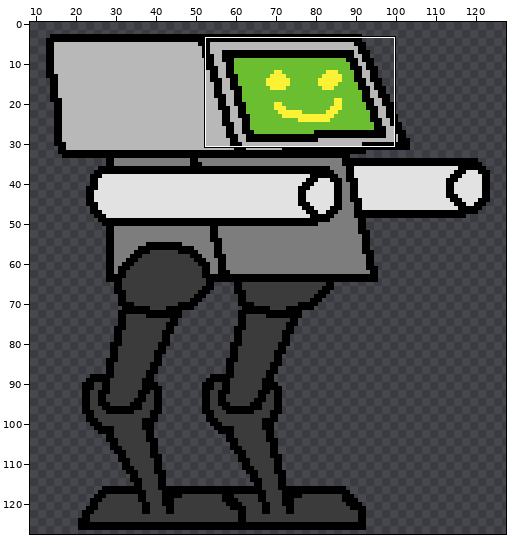
Pixel-art file: sprites/Boss.aseprite. Above, an overview of the earlier version with the close-up marked.
Close-up. Old version:
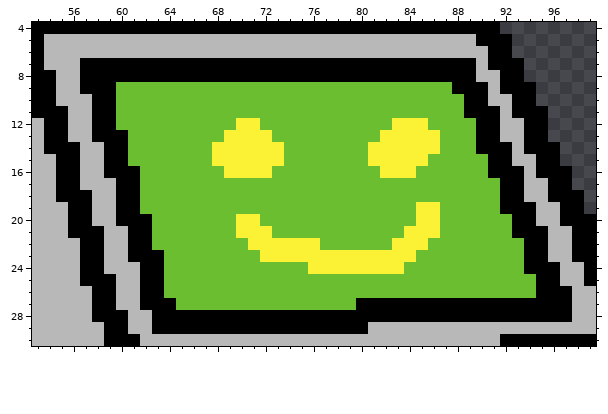
128x128 pixels, 1 frame. Shown: x 53..99, y 4..30. The wide view leaves out empty margins.
Once edited:
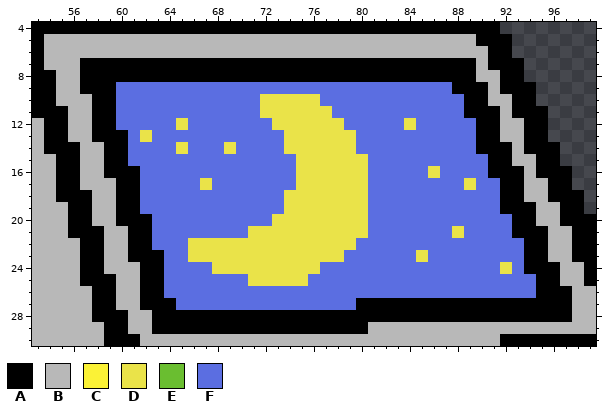
Palette (. is transparent): A #000000  B #b8b8b8  C #fbf236  D #eae349  E #6abe30  F #5b6ee1
Author's note on the commit: Split Boss sprite into components
Diff:
layer "Angry" added
layer "Annoyed" added
layer "Happy" added
layer "Surprised" added
layer "Sleep" added
layer "Face" removed
Layer "Sleep":
Colour D replaces colour C in row 12 at x 84; in row 14 at x 69; in row 21 at x 71 to 72; in row 22 at x 71 to 76; in row 23 at x 72 to 78; in row 24 at x 76.
Colour D replaces colour E in row 10 at x 72 to 76; in row 11 at x 72 to 77; in row 12 at x 65 and 73 to 78; in row 13 at x 62 and 74 to 79; in row 14 at x 65 and 74 to 79; in row 15 at x 75 to 80.
Colour D replaces colour E in row 16 at x 75 to 80 and 86; in row 17 at x 67, 75 to 80 and 89; in rows 18 to 19 at x 74 to 80; in row 20 at x 73 to 80; in row 21 at x 73 to 80 and 88; in row 22 at x 66 to 70 and 77 to 79.
Colour D replaces colour E in row 23 at x 66 to 71 and 85; in row 24 at x 68 to 75 and 92; in row 25 at x 71 to 75.
Colour F replaces colour C in row 12 at x 70 to 71, 83 and 85; in row 13 at x 69 to 72 and 82 to 86; in row 14 at x 68, 70 to 73 and 81 to 86; in row 15 at x 68 to 73 and 81 to 85; in row 16 at x 69 to 72 and 82 to 84; in row 19 at x 85 to 86.
Colour F replaces colour C in row 20 at x 70 to 71 and 85 to 86; in row 21 at x 70 and 84 to 86; in row 22 at x 83 to 85; in row 23 at x 79 to 84; in row 24 at x 77 to 83.
Colour F replaces colour E in row 9 at x 60 to 87; in row 10 at x 60 to 71 and 77 to 88; in row 11 at x 60 to 71 and 78 to 88; in row 12 at x 60 to 64, 66 to 69, 72, 79 to 82 and 86 to 89; in row 13 at x 61, 63 to 68, 73, 80 to 81 and 87 to 89; in row 14 at x 61 to 64, 66 to 67, 80 and 87 to 89.
Colour F replaces colour E in row 15 at x 61 to 67, 74 and 86 to 90; in row 16 at x 62 to 68, 73 to 74, 81, 85 and 87 to 90; in row 17 at x 62 to 66, 68 to 74, 81 to 88 and 90 to 91; in row 18 at x 62 to 73 and 81 to 91; in row 19 at x 62 to 73, 81 to 84 and 87 to 91; in row 20 at x 63 to 69, 72, 81 to 84 and 87 to 92.
Colour F replaces colour E in row 21 at x 63 to 69, 81 to 83, 87 and 89 to 92; in row 22 at x 63 to 65, 80 to 82 and 86 to 93; in row 23 at x 64 to 65 and 86 to 93; in row 24 at x 64 to 67, 84 to 91 and 93; in row 25 at x 64 to 70 and 76 to 94; in row 26 at x 64 to 94.
Colour F replaces colour E in row 27 at x 65 to 79.
Pixel boxes of the changes (left, top, right, bottom) in both close-ups:
changed: (116, 82, 536, 310)
